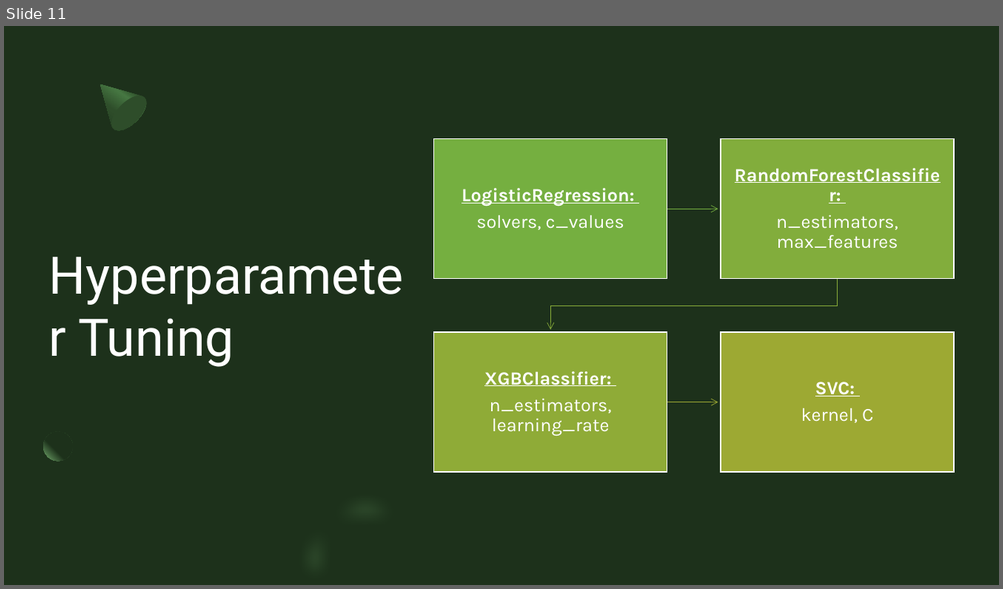
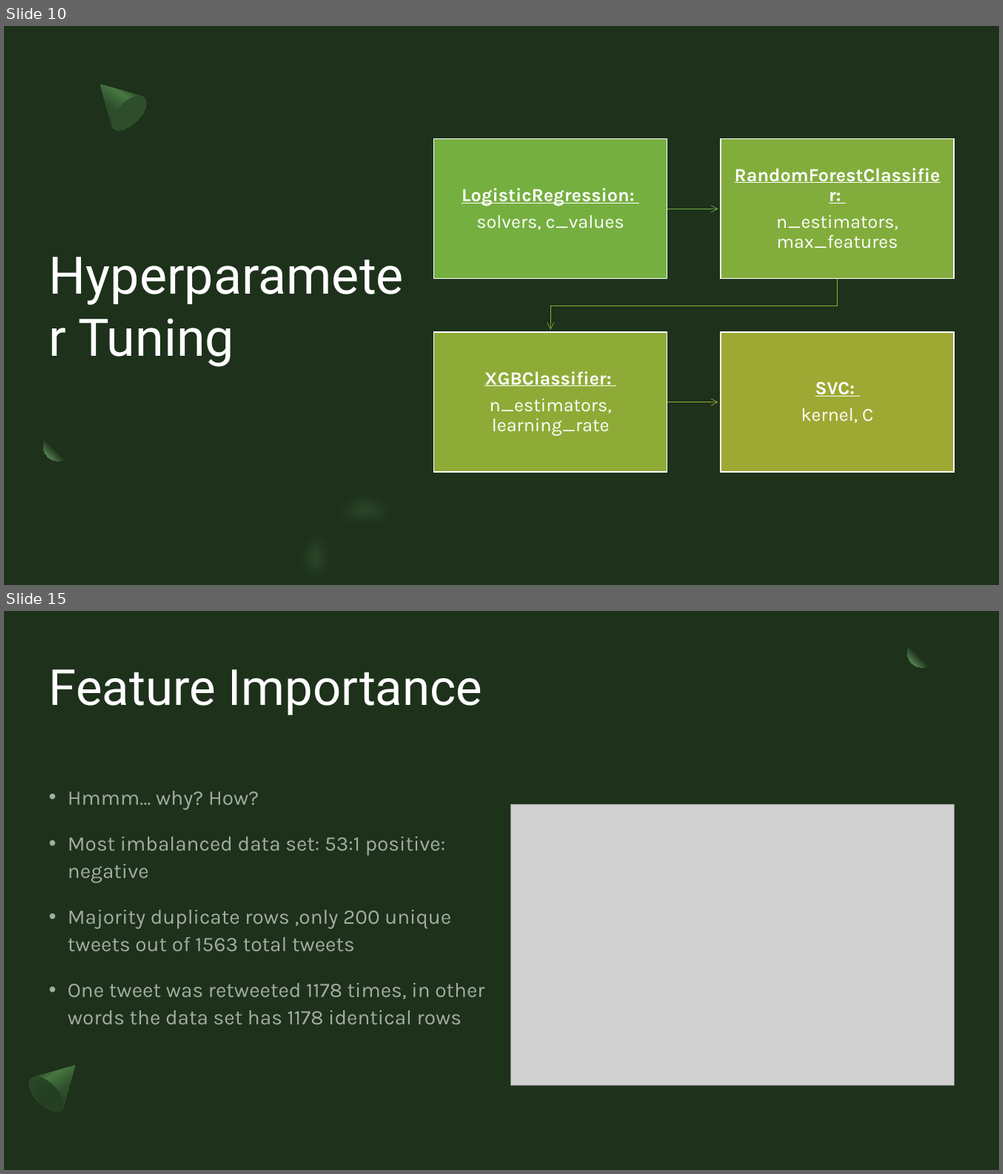
Before and after one commit to CroissantAhhh/NintendoTweets, a slide deck: Documents/Capstone3/NintendoTweetsSlideDeck.pptx. Shown one above the other, each under a label of ours: slide 11 before the commit, slides 10 and 15 after it; the slides between them are not shown. The pictures are 1003x589 and 1003x1174 pixels, drawn with LibreOffice and Linux fonts; fonts in the diff are those of the drawing; grey boxes stand for pictures. Boxes give left, top, right and bottom in pixels: in the first picture for what was removed or moved away, otherwise in the second. Text is boxed around its words. In the diff, an @@ line names an element or a change of style, - is before the commit and + after.

```diff
--- a/Documents/Capstone3/NintendoTweetsSlideDeck.pptx
+++ b/Documents/Capstone3/NintendoTweetsSlideDeck.pptx
@@ slide 15 added at box(4, 611, 999, 1170), background #1D311B @@
@@ ellipse added at box(908, 638, 936, 667), fill gradient #1D311B to #79B273 @@
@@ title added at box(49, 669, 483, 715), 48 pt, text #FFFFFF @@
+Feature Importance
@@ text added at box(68, 791, 484, 1025), 20 pt, text #FFFFFF at 60% opacity @@
+• Hmmm… why? How?
+• Most imbalanced data set: 53:1 positive: negative
+• Majority duplicate rows ,only 200 unique tweets out of 1563 total tweets
+• One tweet was retweeted 1178 times, in other words the data set has 1178 identical rows
@@ picture added at box(511, 804, 954, 1085) @@
@@ freeform shape added at box(22, 1051, 91, 1118), fill gradient #2E4D2A to #467742 to #1D311B @@
@@ ellipse added at box(23, 1071, 70, 1119), fill gradient #253F23 to #2E4D2A @@
@@ what was slide 11 is now slide 10 @@
```
Also in this commit, not shown: 1 slide changed, 4 other slides added, 3 slides removed, 1 other file.
